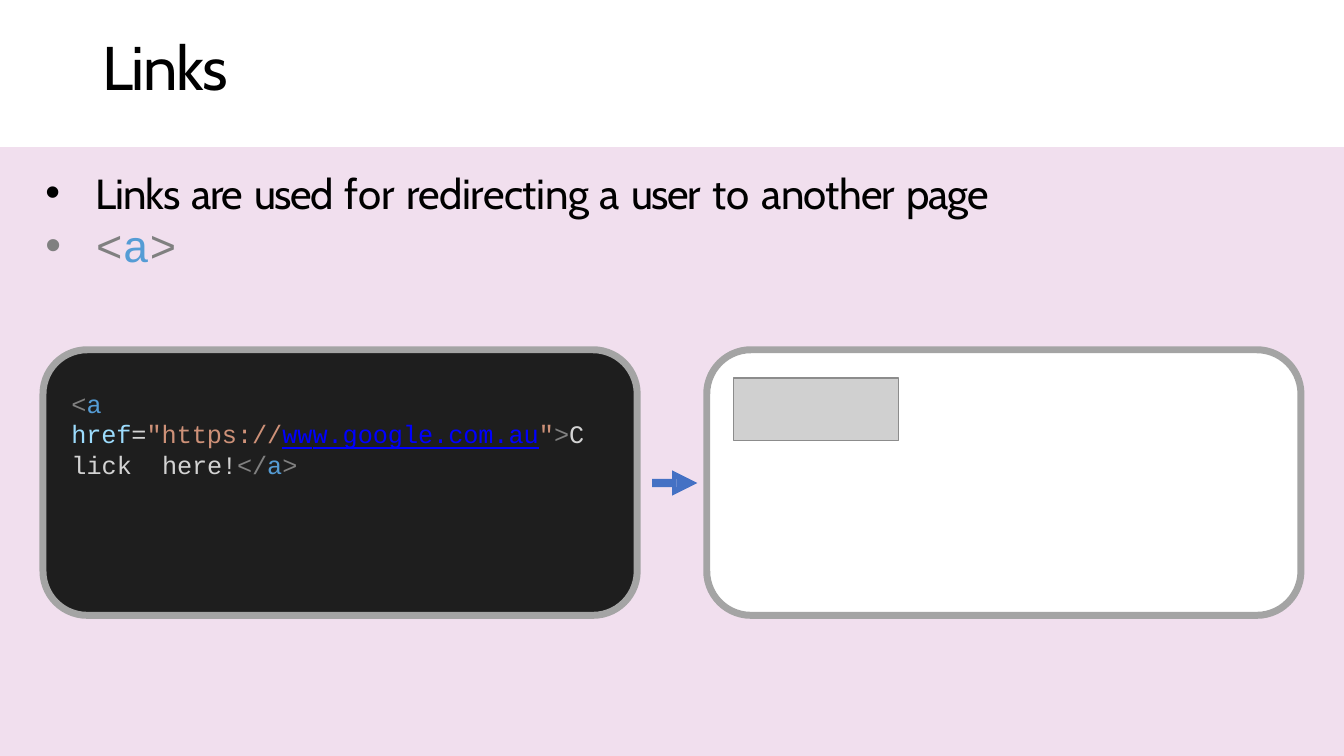
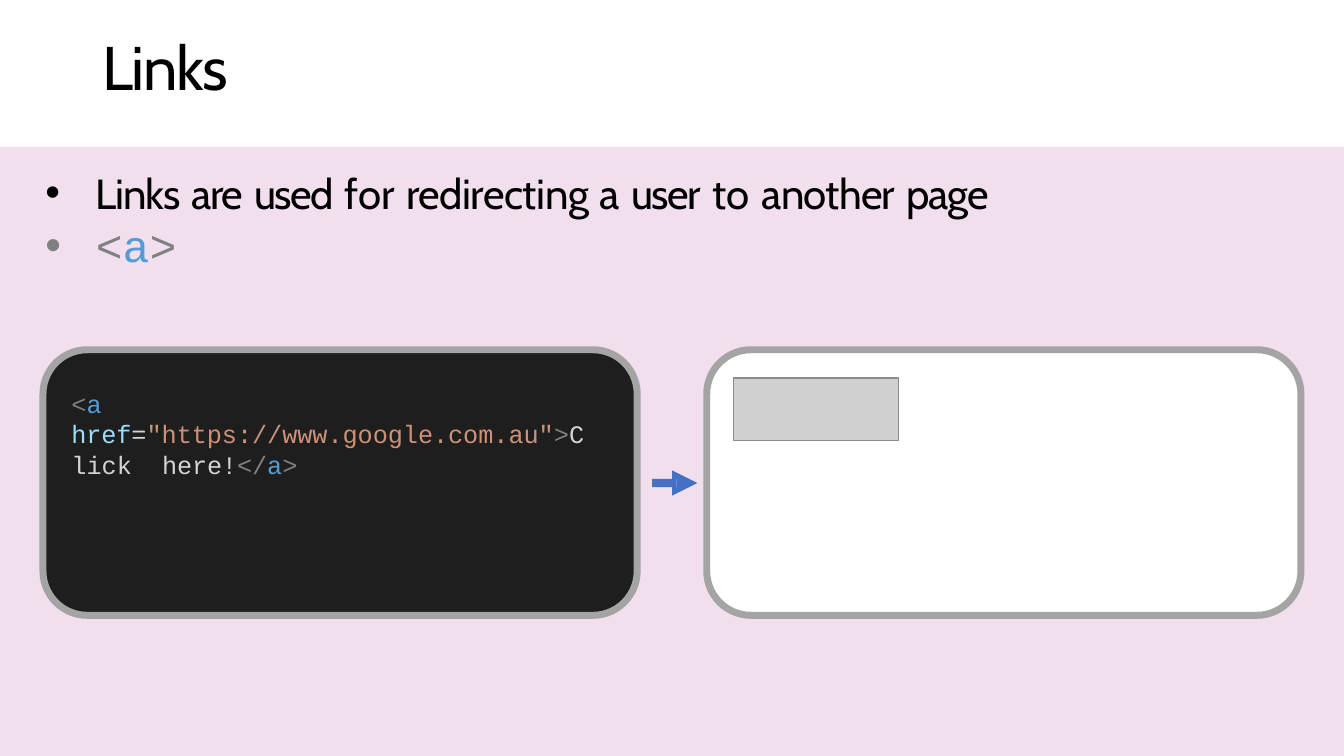
Before and after one commit to cheajer/html-css-forcast, a slide deck: slide 18 of Workshop PPT/HTML CSS Workshop #1.pptx. Drawn at 1344x756 pixels with LibreOffice and Linux fonts; fonts in the diff are those of the drawing; grey boxes stand for pictures. Boxes give left, top, right and bottom in pixels: in the first picture for what was removed or moved away, otherwise in the second. Text is boxed around its words. In the diff, an @@ line names an element or a change of style, - is before the commit and + after.

```diff
--- a/Workshop PPT/HTML CSS Workshop #1.pptx
+++ b/Workshop PPT/HTML CSS Workshop #1.pptx
@@ text "<a href="https://www.google.com.au">Click here!</a>" at <box>71,398,584,475</box>: text colour #0000FF to #CE9178, underline off in "href="https://www.google.com.au">Click" @@
```
Also in this commit, not shown: 1 other slide changed, 4 other files.
